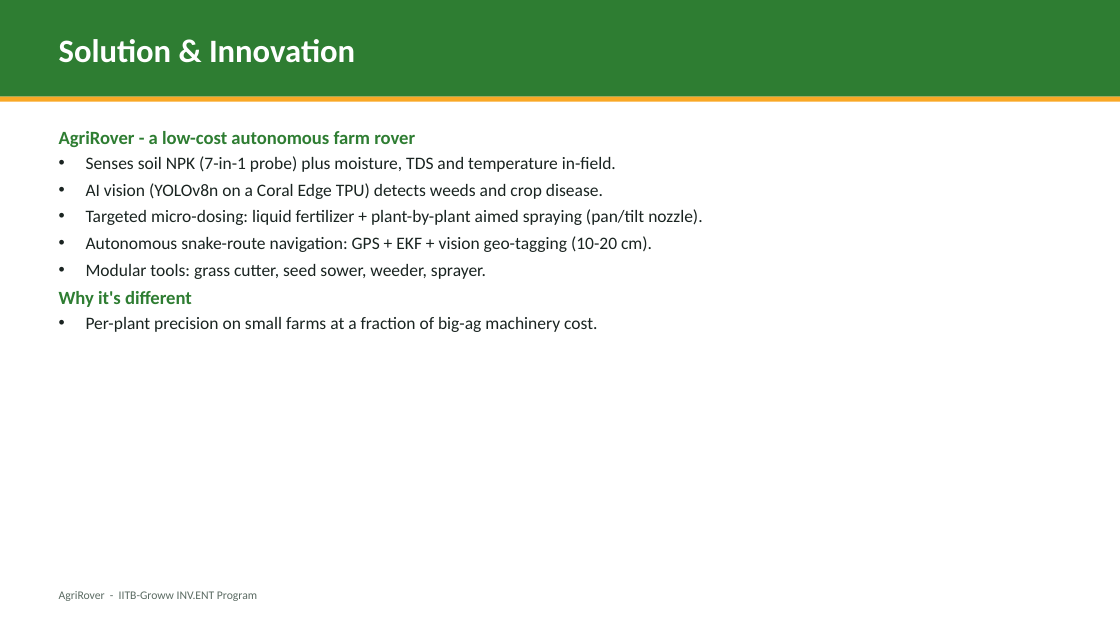
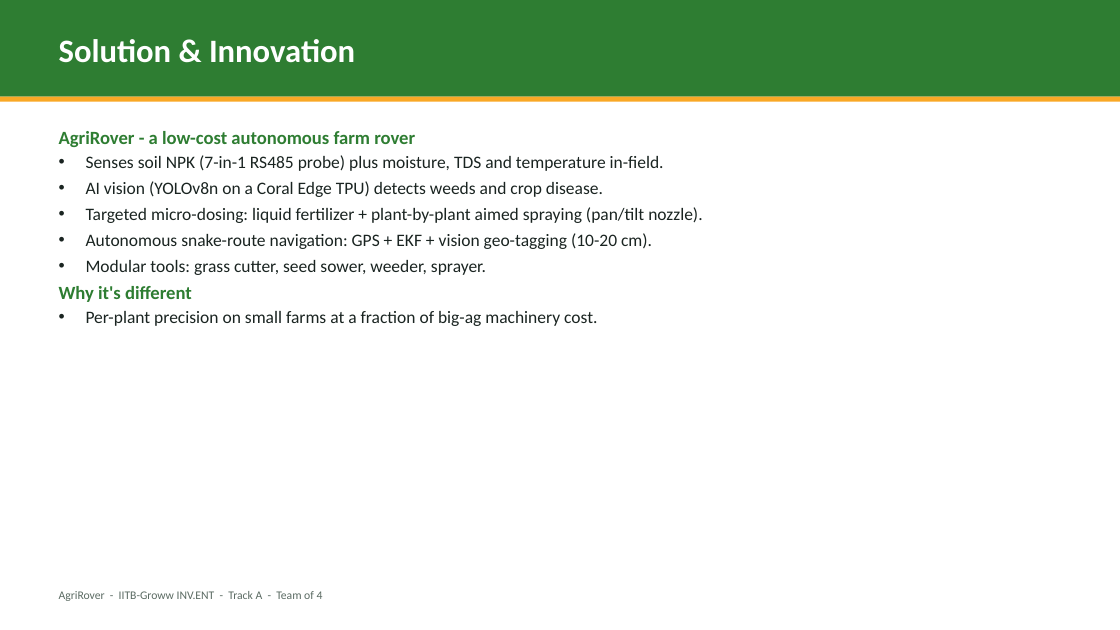
Before and after one commit to aman123825/agrobot, a slide deck: slide 3 of AgriRover_Pitch.pptx. Drawn at 1120x630 pixels with LibreOffice and Linux fonts; fonts in the diff are those of the drawing. Boxes give left, top, right and bottom in pixels: in the first picture for what was removed or moved away, otherwise in the second. Text is boxed around its words. In the diff, an @@ line names an element or a change of style, - is before the commit and + after.

Commit message:
Expand deck: add 'What we've built' traction slide, team-of-4, real costed BOM budget

```diff
--- a/AgriRover_Pitch.pptx
+++ b/AgriRover_Pitch.pptx
@@ text at [86,155,664,171]: text changed @@
-• Senses soil NPK (7-in-1 probe) plus moisture, TDS and temperature in-field.
+• Senses soil NPK (7-in-1 RS485 probe) plus moisture, TDS and temperature in-field.
@@ text at [59,591,323,601]: text changed @@
-AgriRover - IITB-Groww INV.ENT Program
+AgriRover - IITB-Groww INV.ENT - Track A - Team of 4
```
Also in this commit, not shown: 4 other slides changed, 3 slides added, 2 slides removed.
